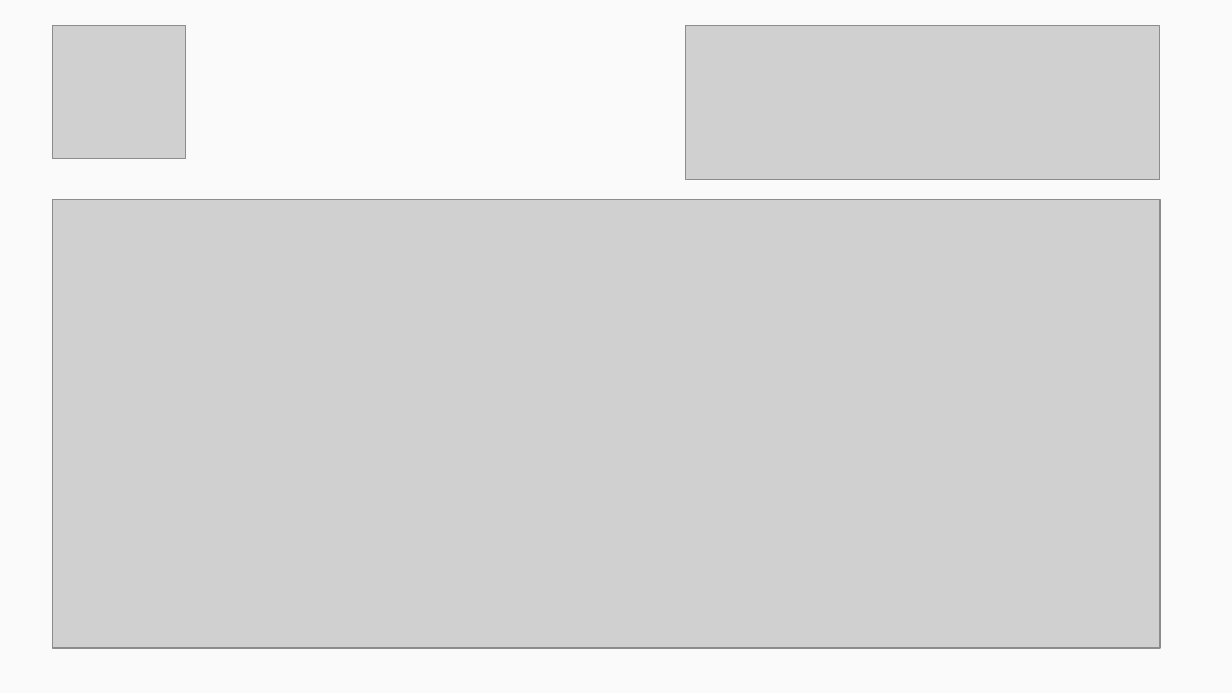
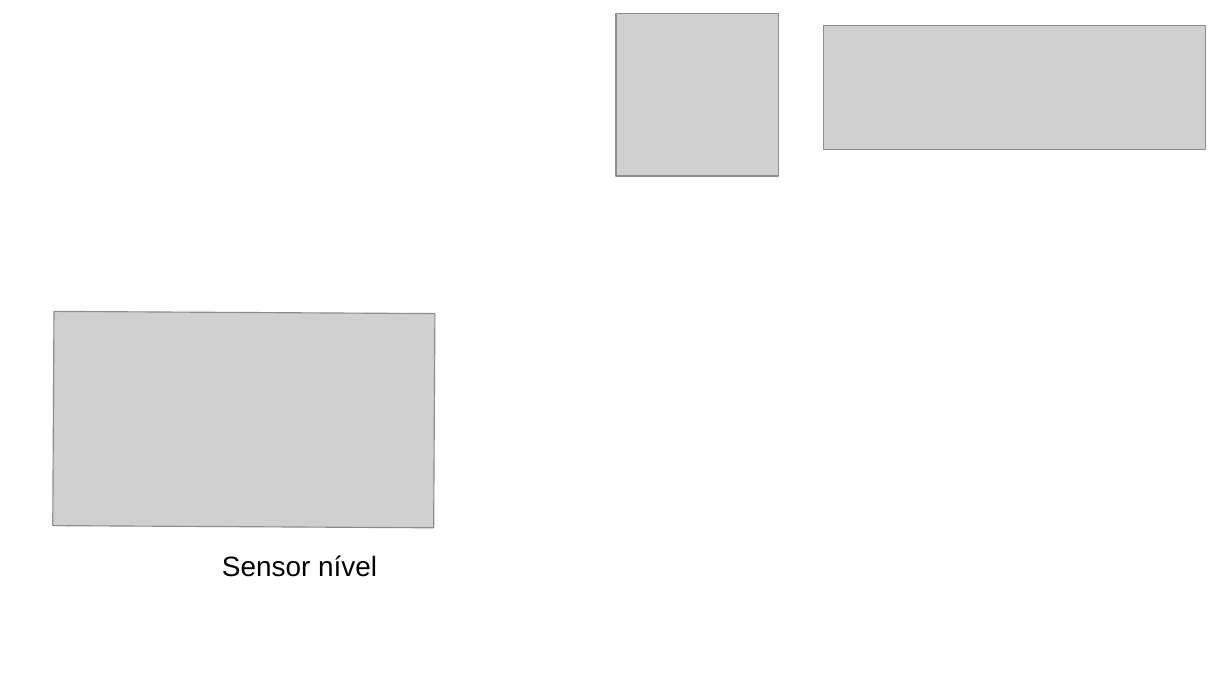
Before and after one commit to CAS-IEEE-UFJF/Meeting, a slide deck: slide 1 of seletivo_2019.1/veson0000.odp (slide 3 before the commit). Drawn at 1232x693 pixels with LibreOffice and Linux fonts; fonts in the diff are those of the drawing; grey boxes stand for pictures. Boxes give left, top, right and bottom in pixels: in the first picture for what was removed or moved away, otherwise in the second. Text is boxed around its words. In the diff, an @@ line names an element or a change of style, - is before the commit and + after.

```diff
--- a/seletivo_2019.1/veson0000.odp
+++ b/seletivo_2019.1/veson0000.odp
@@ background #D0CECE at 10% opacity to #FFFFFF @@
@@ picture: place and size @@
-picture at [53, 26, 186, 159]
+picture at [616, 13, 778, 176]
@@ picture: place and size @@
-picture at [685, 26, 1160, 180]
+picture at [824, 26, 1206, 150]
@@ picture: place and size @@
-picture at [53, 200, 1160, 648]
+picture at [53, 312, 435, 529]
@@ text added at [222, 555, 377, 577], 18 pt, text #000000 @@
+Sensor nível
```
Also in this commit, not shown: 1 other slide changed, 1 slide removed, 13 other files.
